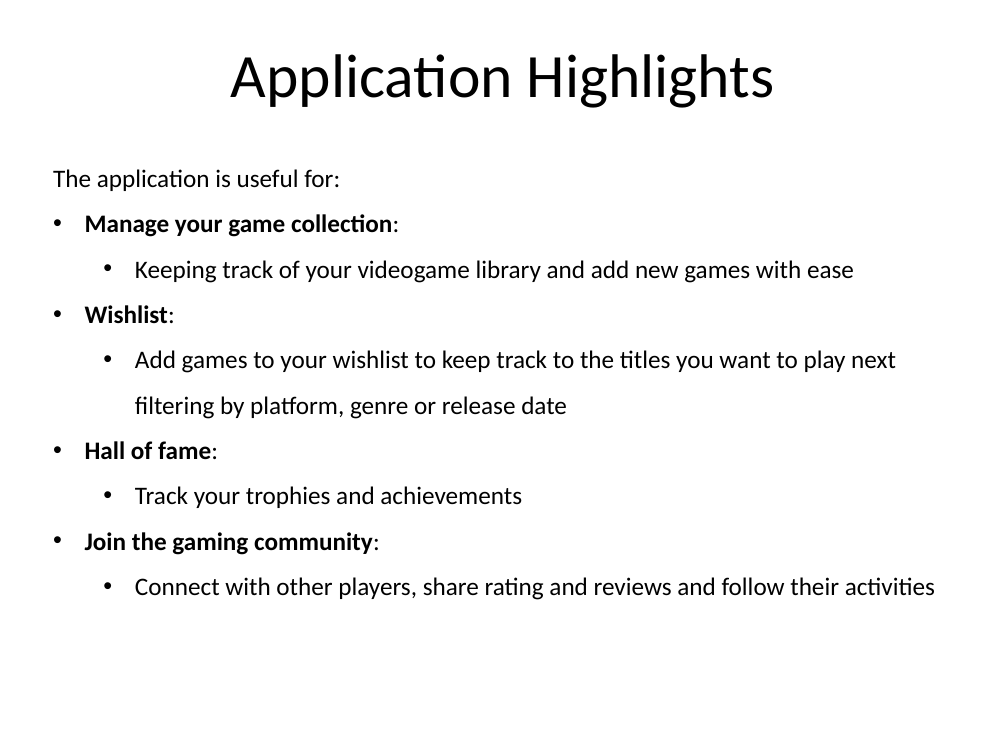
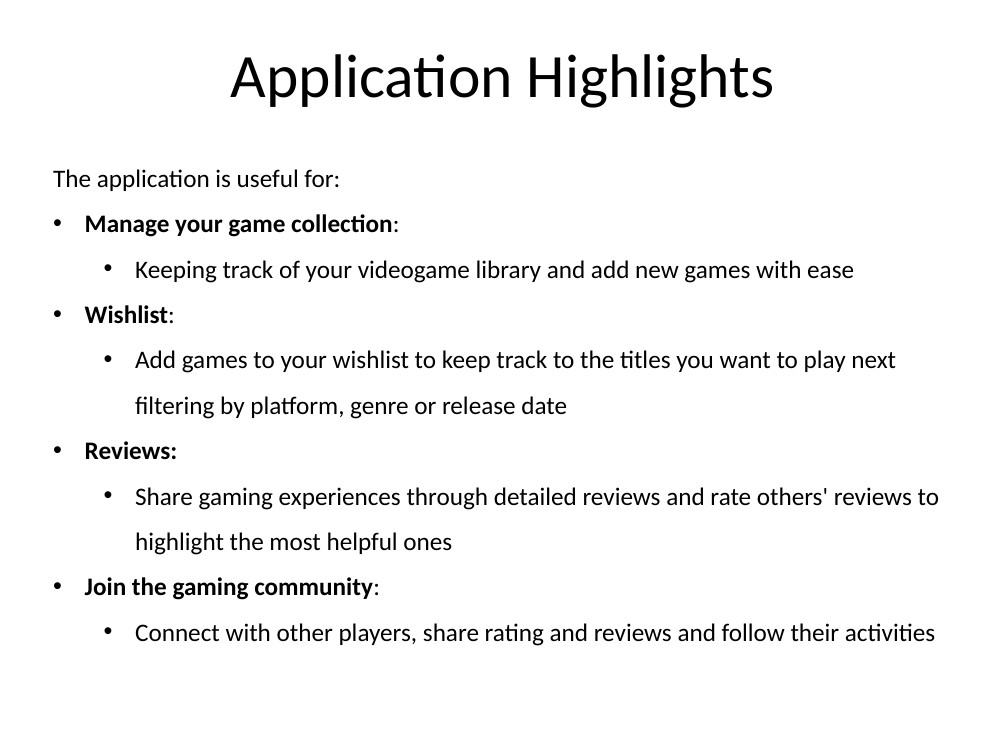
Before and after one commit to lorenzoceccanti/pixelindex, a slide deck: slide 2 of Preliminary Presentation.pptx. Drawn at 1008x756 pixels with LibreOffice and Linux fonts; fonts in the diff are those of the drawing; background and template pictures are left out. Boxes give left, top, right and bottom in pixels: in the first picture for what was removed or moved away, otherwise in the second. Text is boxed around its words. In the diff, an @@ line names an element or a change of style, - is before the commit and + after.

Commit message:
Added reviews text to presentation

```diff
--- a/Preliminary Presentation.pptx
+++ b/Preliminary Presentation.pptx
@@ text at (85, 441, 939, 555): text changed @@
-• Hall of fame:
-  • Track your trophies and achievements
+• Reviews:
+  • Share gaming experiences through detailed reviews and rate others' reviews to highlight the most helpful ones
```
Also in this commit, not shown: 5 other slides changed.
